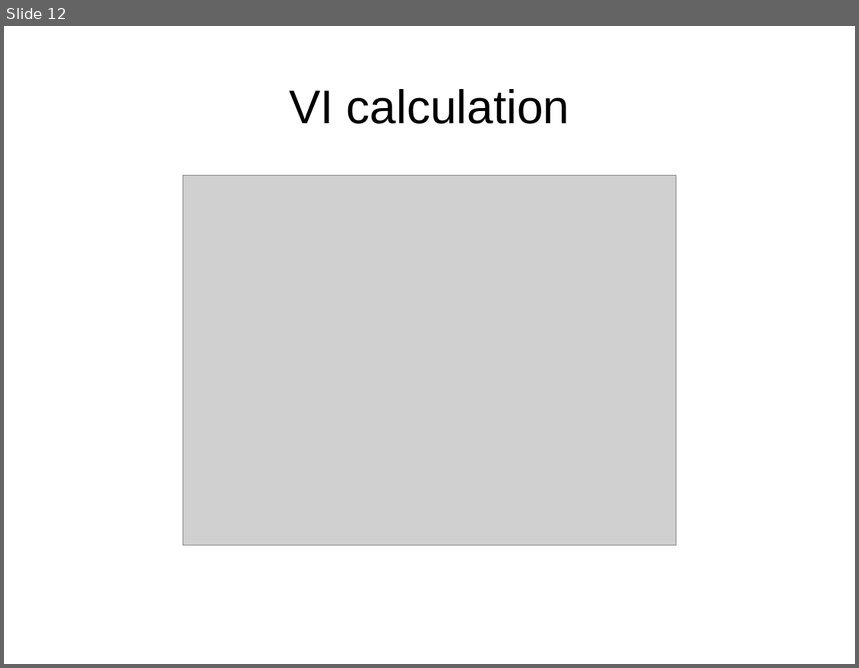
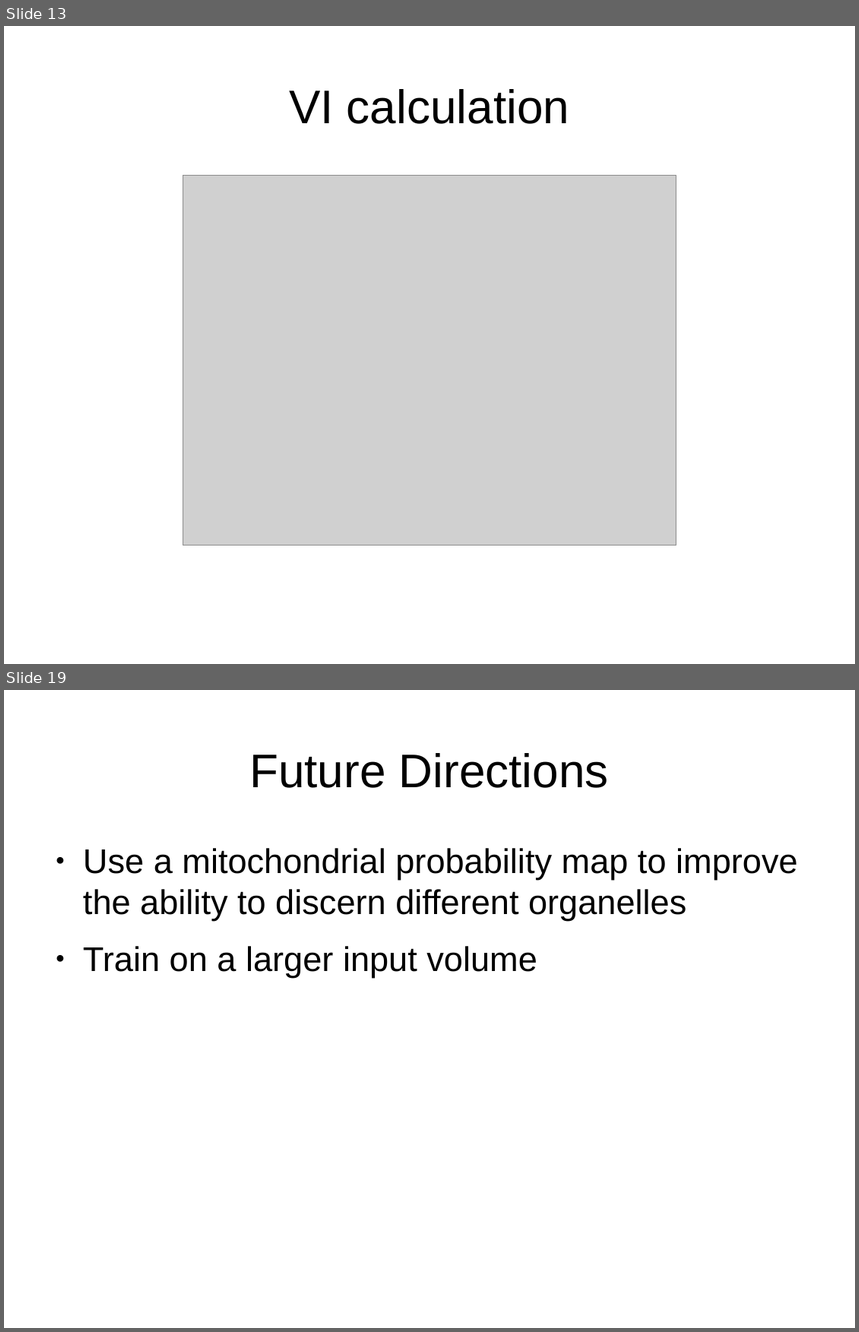
Before and after one commit to JohnnyTeutonic/view_all, a slide deck: Segmentation_Presentation.odp. Shown one above the other, each under a label of ours: slide 12 before the commit, slides 13 and 19 after it; the slides between them are not shown. The pictures are 859x668 and 859x1332 pixels, drawn with LibreOffice and Linux fonts; fonts in the diff are those of the drawing; grey boxes stand for pictures. Boxes give left, top, right and bottom in pixels: in the first picture for what was removed or moved away, otherwise in the second. Text is boxed around its words. In the diff, an @@ line names an element or a change of style, - is before the commit and + after.

```diff
--- a/Segmentation_Presentation.odp
+++ b/Segmentation_Presentation.odp
@@ slide 19 added at [4,690,855,1328], background #FFFFFF @@
@@ title added at [249,753,609,788], 44 pt, text #000000 @@
+Future Directions
@@ text added at [83,848,798,977], 32 pt, text #000000 @@
+● Use a mitochondrial probability map to improve the ability to discern different organelles
+● Train on a larger input volume
@@ what was slide 12 is now slide 13 @@
```
Also in this commit, not shown: 7 slides changed, 3 other slides added, 3 slides removed, 2 other files.
